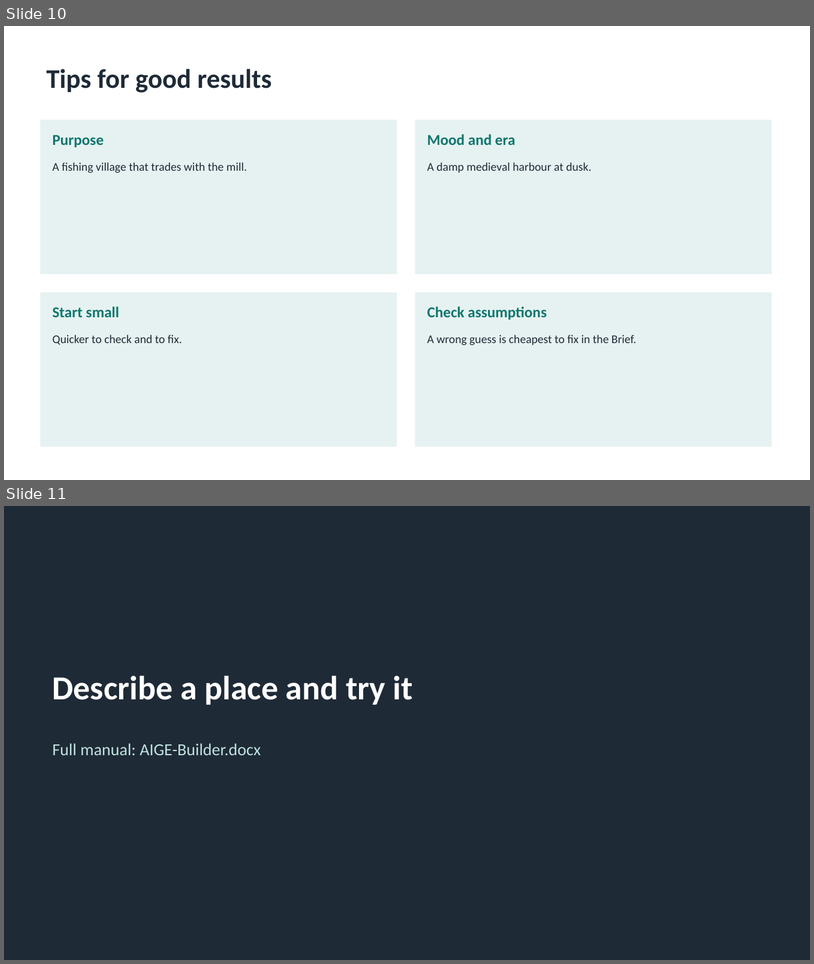
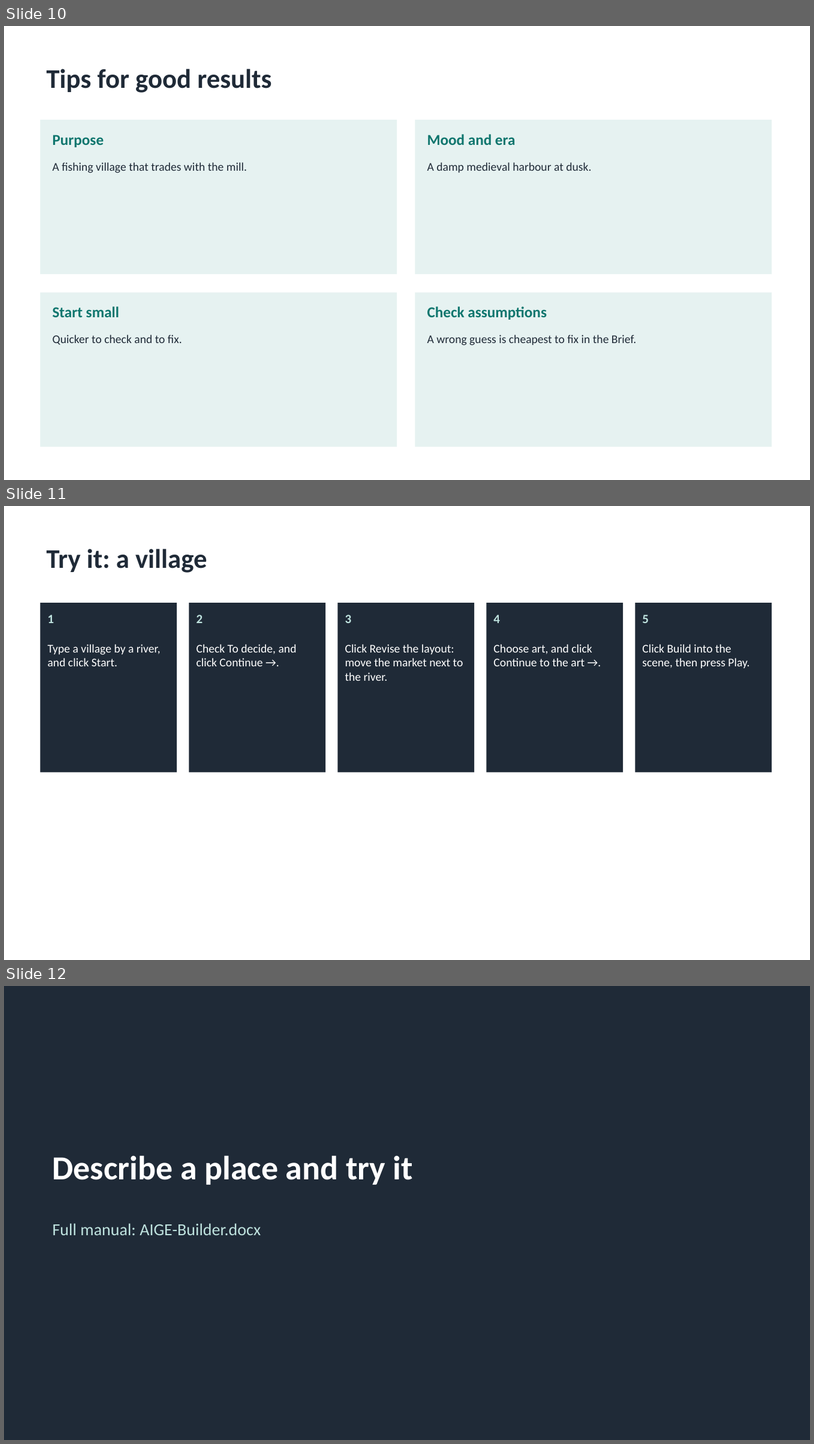
Before and after one commit to cuneyttyler/ai-gameengine-standalone, a slide deck: docs/manuals/AIGE-Builder.pptx. Shown one above the other, each under a label of ours: slides 10 and 11 before the commit, slides 10, 11 and 12 after it. The pictures are 814x964 and 814x1444 pixels, drawn with LibreOffice and Linux fonts; fonts in the diff are those of the drawing. Boxes give left, top, right and bottom in pixels: in the first picture for what was removed or moved away, otherwise in the second. Text is boxed around its words. In the diff, an @@ line names an element or a change of style, - is before the commit and + after.

```diff
--- a/docs/manuals/AIGE-Builder.pptx
+++ b/docs/manuals/AIGE-Builder.pptx
@@ slide 11 added at (4,506,810,960), background #FFFFFF @@
@@ title added at (47,549,207,573), 32 pt, text #1F2A37, bold @@
+Try it: a village
@@ rectangle added at (40,603,177,772), fill #1F2A37 @@
@@ rectangle added at (189,603,326,772), fill #1F2A37 @@
@@ rectangle added at (338,603,474,772), fill #1F2A37 @@
@@ rectangle added at (487,603,623,772), fill #1F2A37 @@
@@ rectangle added at (636,603,772,772), fill #1F2A37 @@
@@ text added at (48,615,54,623), 15 pt, text #BFE3DF, bold @@
+1
@@ text added at (197,615,203,623), 15 pt, text #BFE3DF, bold @@
+2
@@ text added at (345,615,352,623), 15 pt, text #BFE3DF, bold @@
+3
@@ text added at (494,615,500,623), 15 pt, text #BFE3DF, bold @@
+4
@@ text added at (642,615,649,623), 15 pt, text #BFE3DF, bold @@
+5
@@ text added at (48,644,161,666), 14 pt, text #FFFFFF @@
+Type a village by a river, and click Start.
@@ text added at (197,644,297,666), 14 pt, text #FFFFFF @@
+Check To decide, and click Continue →.
@@ text added at (345,644,464,681), 14 pt, text #FFFFFF @@
+Click Revise the layout: move the market next to the river.
@@ text added at (494,644,593,666), 14 pt, text #FFFFFF @@
+Choose art, and click Continue to the art →.
@@ text added at (642,644,750,668), 14 pt, text #FFFFFF @@
+Click Build into the scene, then press Play.
@@ what was slide 11 is now slide 12 @@
```
Also in this commit, not shown: 5 other files.
